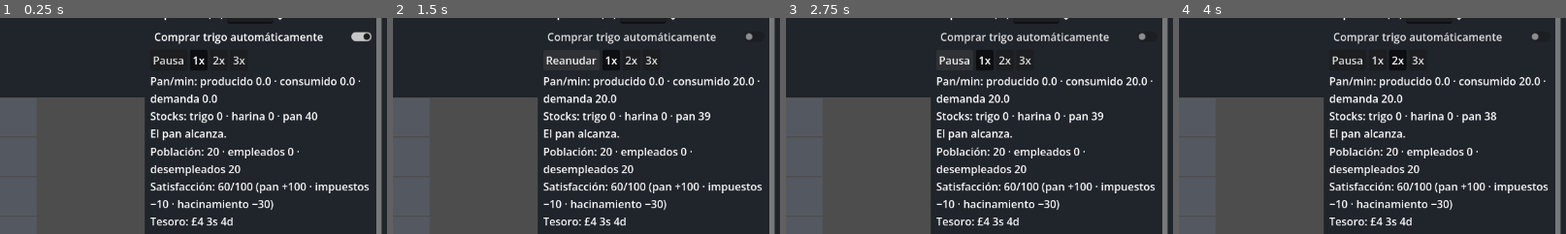
Above: before the commit, frames 1-4 (left to right).
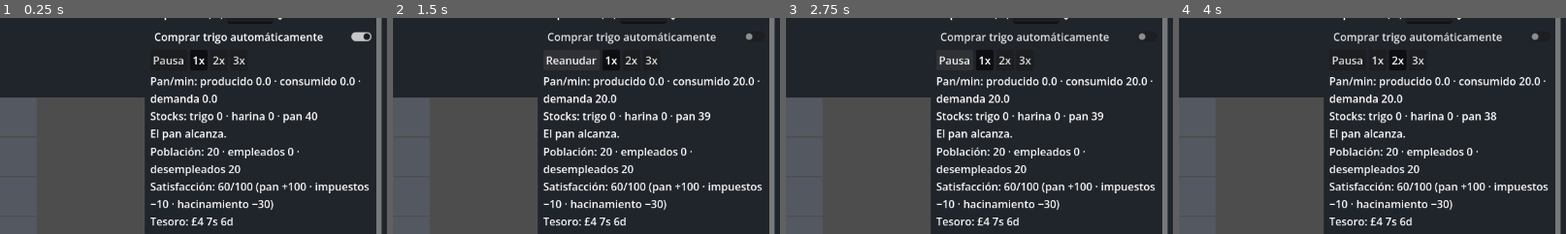
Above: after the commit, the same moments.

Repository: Palehour/londinium
Game: Godot game, scene res://scenes/main.tscn
Two runs of this game, one before a commit and one after it. Both use one fixed random seed, a clock stepped at 60 frames per second and the inputs below.
Inputs:
- Up to frame 1 (0.25 s): no input
- Up to frame 2 (1.5 s): click "Comprar trigo automáticamente" at 0.5 s; click "Pausa" at 1.25 s
- Up to frame 3 (2.75 s): click "Reanudar" at 2 s
- Up to frame 4 (4 s): click "1x" at 2.75 s; click "2x" at 3.5 s
The pictures show only the part of the screen within x 50-100%, y 8-58%; the shares and areas given below are measured in that part.

The runs differ from the first frame. In frame 1, less than 0.1% of the frame differs, in the area x 53-59%, y 92-97%; in frame 2, less than 0.1%; in frame 3, less than 0.1%; in frame 4, less than 0.1%.

Commit message:
chore(data): inmigracion a 4 por minuto y dinero inicial 1050 (#39)
Propuesta de Mason para H1, aprobada por Cristian para probar:
population.growth.immigration_per_minute 2 -> 4 y startup.money 1000 -> 1050.
immigration_threshold no se toca.

Los tests de crecimiento, necesidades y ciudad vacia fijan la tasa de
inmigracion en 2 con un modificador de rol, para no depender del balance.

Co-Authored-By: Claude Sonnet 5.5 <noreply@anthropic.com>

Diff:
--- a/data/economy/population.json
+++ b/data/economy/population.json
@@ -11,7 +11,7 @@
   },
   "growth": {
     "immigration_threshold": 70.0, "emigration_threshold": 30.0,
-    "immigration_per_minute": 2.0, "emigration_per_minute": 4.0,
+    "immigration_per_minute": 4.0, "emigration_per_minute": 4.0,
     "hunger_emigration_threshold": 0.6,
     "hunger_emigration_recovery": 0.75,
     "hunger_emigration_multiplier": 2.0
--- a/data/economy/startup.json
+++ b/data/economy/startup.json
@@ -1,5 +1,5 @@
 {
-  "money": 1000,
+  "money": 1050,
   "population": 20,
   "seed": 42,
   "wheat_purchases_enabled": true
--- a/tests/sim/test_city_start_and_defeat.gd
+++ b/tests/sim/test_city_start_and_defeat.gd
@@ -197,7 +197,9 @@
 func test_empty_new_city_coverage_uses_existing_reserve_lookahead() -> void:
 	var state: EconomyState = EconomyState.new()
 	for reserve: int in [0, 1, 2, 40]:
-		var sim: Simulation = _new_city(state, _with({&"population.initial_bread": reserve}))
+		# Two immigrants a minute need two loaves of reserve; pinned so it does not follow data/.
+		var sim: Simulation = _new_city(state, _with({&"population.initial_bread": reserve,
+			&"population.growth.immigration_per_minute": 2.0}))
 		if sim == null:
 			return
 		var snapshot: Dictionary = sim.snapshot()["economy"]
--- a/tests/sim/test_growth.gd
+++ b/tests/sim/test_growth.gd
@@ -13,7 +13,10 @@
 func before_each() -> void:
 	var loaded: DataLoadResult = DataLoader.new().load_all()
 	assert_true(loaded.is_ok(), str(loaded.errors))
-	_params = Params.new(loaded.catalog, loaded.catalog.roles[&"neutral_administrator"])
+	# Pinned so these checks do not move when Mason retunes immigration in data/.
+	var role: RoleDef = RoleDef.new()
+	role.modifiers.append(Modifier.new(&"population.growth.immigration_per_minute", &"set", 2))
+	_params = Params.new(loaded.catalog, role)
 	_context = EconomyContext.new(loaded.catalog, loaded.catalog.maps[&"whitechapel_1850s"])
 	_state = EconomyState.new()
 	_state.population = 10
--- a/tests/sim/test_needs.gd
+++ b/tests/sim/test_needs.gd
@@ -8,7 +8,10 @@
 func before_each() -> void:
 	var loaded: DataLoadResult = DataLoader.new().load_all()
 	assert_true(loaded.is_ok(), str(loaded.errors))
-	_params = Params.new(loaded.catalog, loaded.catalog.roles[&"neutral_administrator"])
+	# Pinned so these checks do not move when Mason retunes immigration in data/.
+	var role: RoleDef = RoleDef.new()
+	role.modifiers.append(Modifier.new(&"population.growth.immigration_per_minute", &"set", 2))
+	_params = Params.new(loaded.catalog, role)
 	_context = EconomyContext.new(loaded.catalog, loaded.catalog.maps[&"whitechapel_1850s"])
 	_state = EconomyState.new()
 	_state.tax_rate = 0.25
